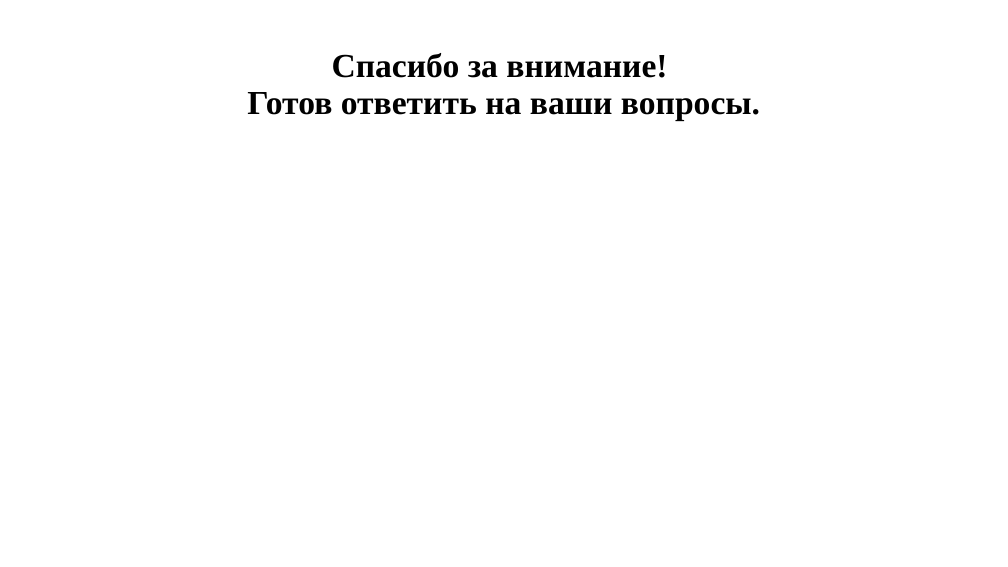
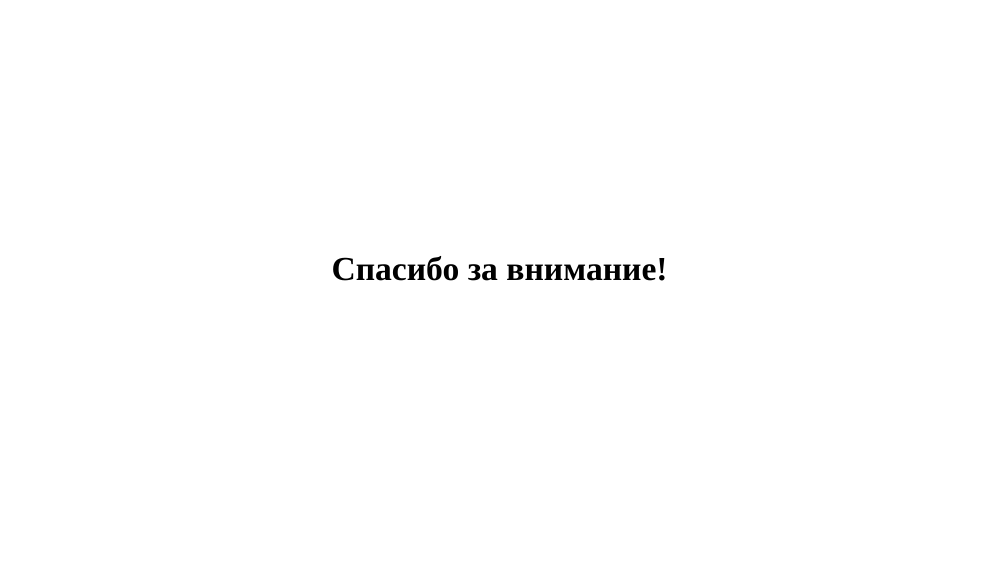
Before and after one commit to TapSidee/SideeVerse, a slide deck: slide 12 of Диплом ver-0.5.pptx. Drawn at 1008x567 pixels with LibreOffice and Linux fonts; fonts in the diff are those of the drawing. Boxes give left, top, right and bottom in pixels: in the first picture for what was removed or moved away, otherwise in the second. Text is boxed around its words. In the diff, an @@ line names an element or a change of style, - is before the commit and + after.

```diff
--- a/Диплом ver-0.5.pptx
+++ b/Диплом ver-0.5.pptx
@@ title at <box>332,256,667,281</box>: text changed @@
-Спасибо за внимание!
-Готов ответить на ваши вопросы.
+Спасибо за внимание!
```
